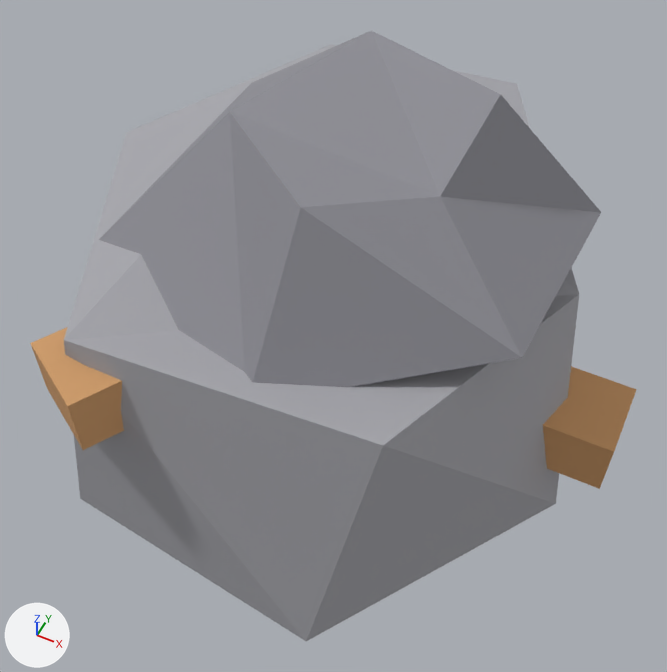
What one commit did to the glTF model public/models/lp/rock.glb.
One viewpoint serves both versions: a camera (50 mm lens) standing at (0.616, -1.23, 1.73) and looking at (0.051, -0.102, 0.319). The lights are fixed; the arrows at lower left show +X, +Y and +Z. The picture after the commit comes second. Vertices at exactly the same position are counted once.

The first picture shows 'Rock'.
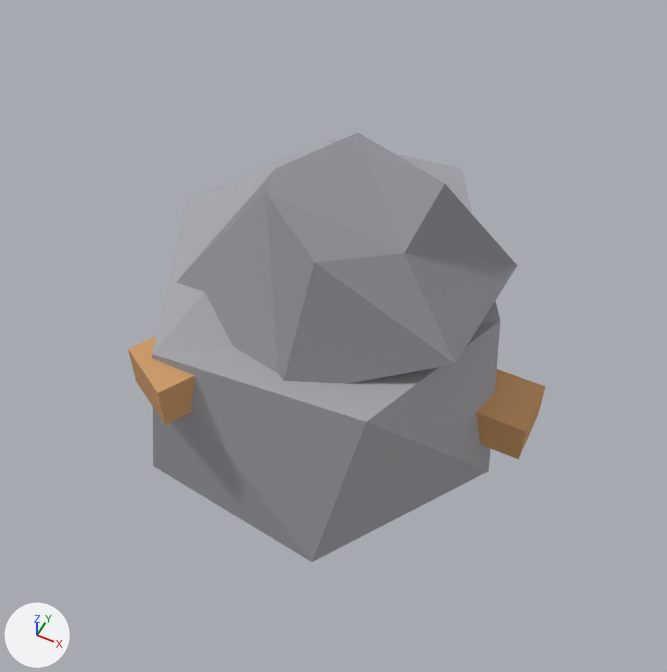
Boxes (x1, y1, x2, y2) around the edits, measured in the pictures (667 x 672 px; the box of a moved part takes in the faces that stretch with it):
```json
{"object": "Rock", "change": "reshaped", "before": [30, 31, 637, 641], "after": [128, 133, 546, 562], "on screen": "31% narrower, 30% shorter"}
{"part": 1, "of": "me_rock", "change": "moved or reshaped", "before": [543, 366, 637, 489], "after": [476, 369, 546, 459]}
{"part": 2, "of": "me_rock", "change": "moved or reshaped", "before": [30, 327, 124, 450], "after": [128, 336, 195, 425]}
{"part": 3, "of": "me_rock", "change": "moved or reshaped", "before": [64, 31, 601, 641], "after": [152, 133, 517, 562]}
```

Edits to the scene script, one JSON object a line:
```json
{"block": "me_rock", "where": "# used by ob_rock; location = (0.0, 0.0, 0.0)"}
{"op": "remove", "block": "me_rock", "code": "me_rock.from_pydata(...)  # 48 vertices, 76 faces; spans x -0.641..0.641, y -0.579..0.579, z 0.0..0.843"}
{"op": "add", "block": "me_rock", "code": "me_rock.from_pydata(...)  # 48 vertices, 76 faces; spans x -0.469..0.469, y -0.424..0.424, z 0.0..0.648"}
{"block": "me_rock", "change": "me_rock part 1: the loose piece of 8 vertices spanning x 0.471..0.641, y -0.084..0.086, z 0.135..0.265 is scaled about its middle by (0.765, 0.765, 0.769), then moved by (-0.152, 0.0, -0.05)"}
{"block": "me_rock", "change": "me_rock part 2: the loose piece of 8 vertices spanning x -0.36..-0.128, y -0.577..-0.345, z 0.355..0.485 is scaled about its middle by (0.765, 0.765, 0.769), then moved by (0.068, 0.127, -0.09)"}
{"block": "me_rock", "change": "me_rock part 3: 24 of 48 vertices moved; they spanned x -0.641..0.569, y -0.579..0.478, z 0.0..0.843 and now span x -0.469..0.411, y -0.424..0.344, z 0.0..0.648; mean shift (-0.002, 0.003, -0.115); largest move (0.269, 0.09, 0.843) -> (0.198, 0.064, 0.648)"}
{"block": "me_rock", "change": "other edits to the shape of me_rock do not show in these pictures"}
```
